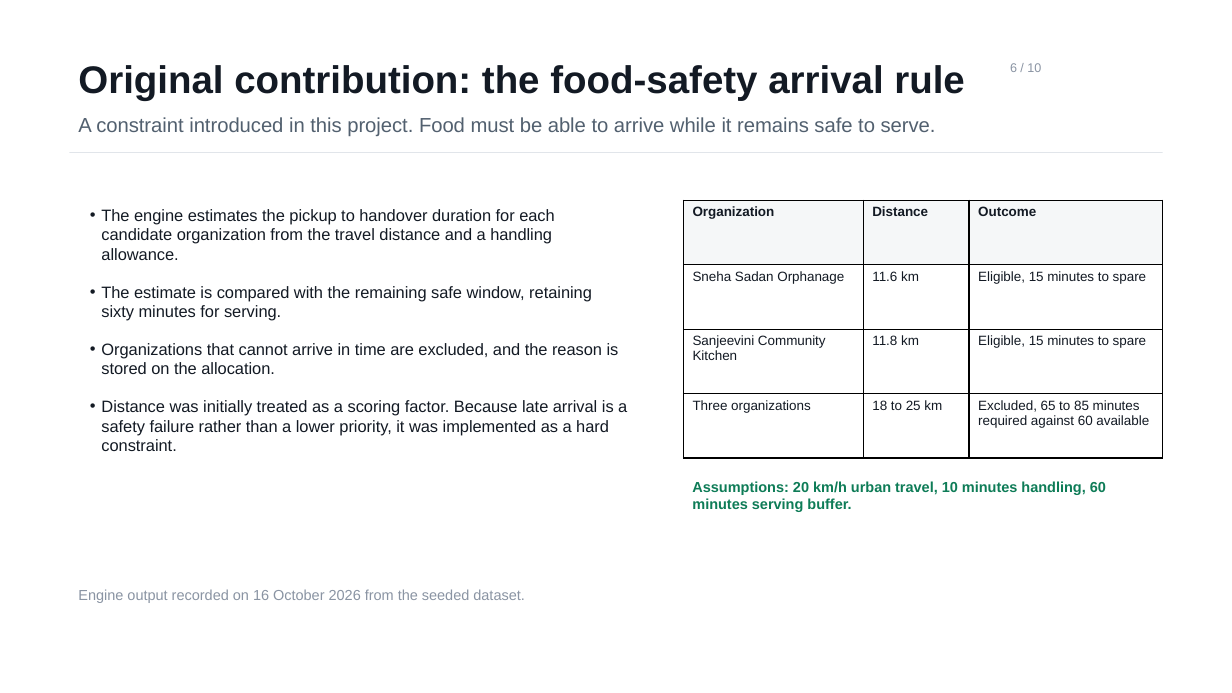
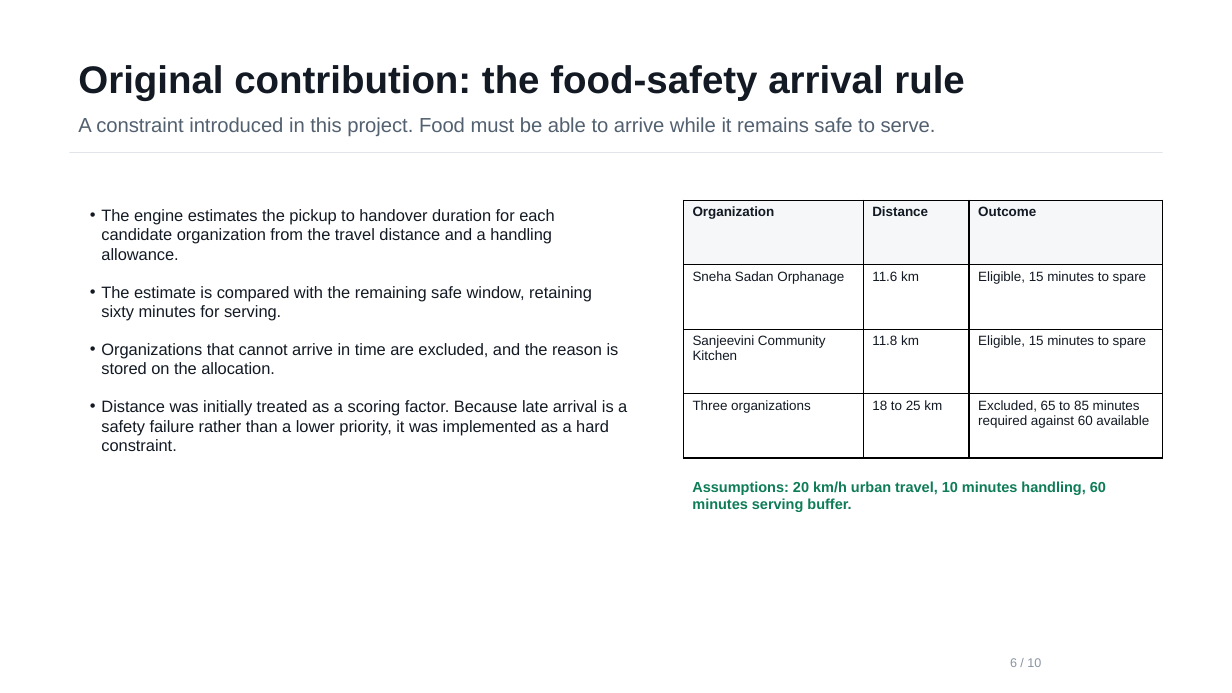
Before and after one commit to AdiByte5/FoodBridge, a slide deck: slide 6 of docs/FoodBridge_Project_Review.pptx. Drawn at 1232x693 pixels with LibreOffice and Linux fonts; fonts in the diff are those of the drawing. Boxes give left, top, right and bottom in pixels: in the first picture for what was removed or moved away, otherwise in the second. Text is boxed around its words. In the diff, an @@ line names an element or a change of style, - is before the commit and + after.

```diff
--- a/docs/FoodBridge_Project_Review.pptx
+++ b/docs/FoodBridge_Project_Review.pptx
@@ text removed at (78,589,524,603) @@
-Engine output recorded on 16 October 2026 from the seeded dataset.
@@ text "6 / 10": place and size @@
-text "6 / 10" at (1010,63,1041,72)
+text "6 / 10" at (1010,658,1041,667)
```
Also in this commit, not shown: 8 other slides changed.
